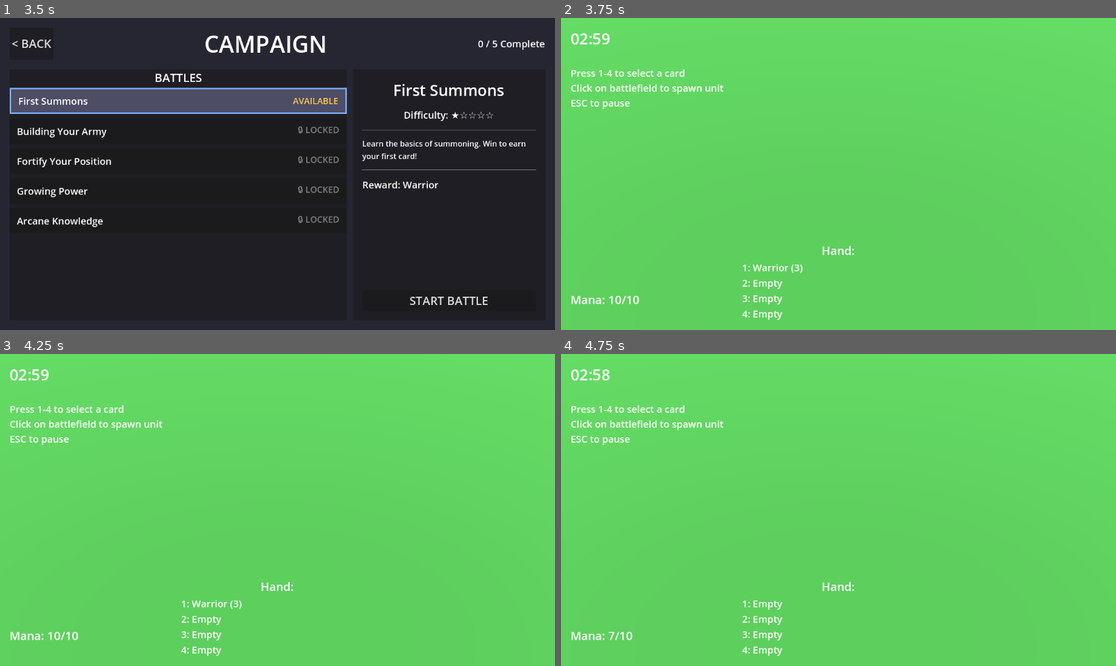
Above: before the commit, frames 1-4 (two rows, left to right).
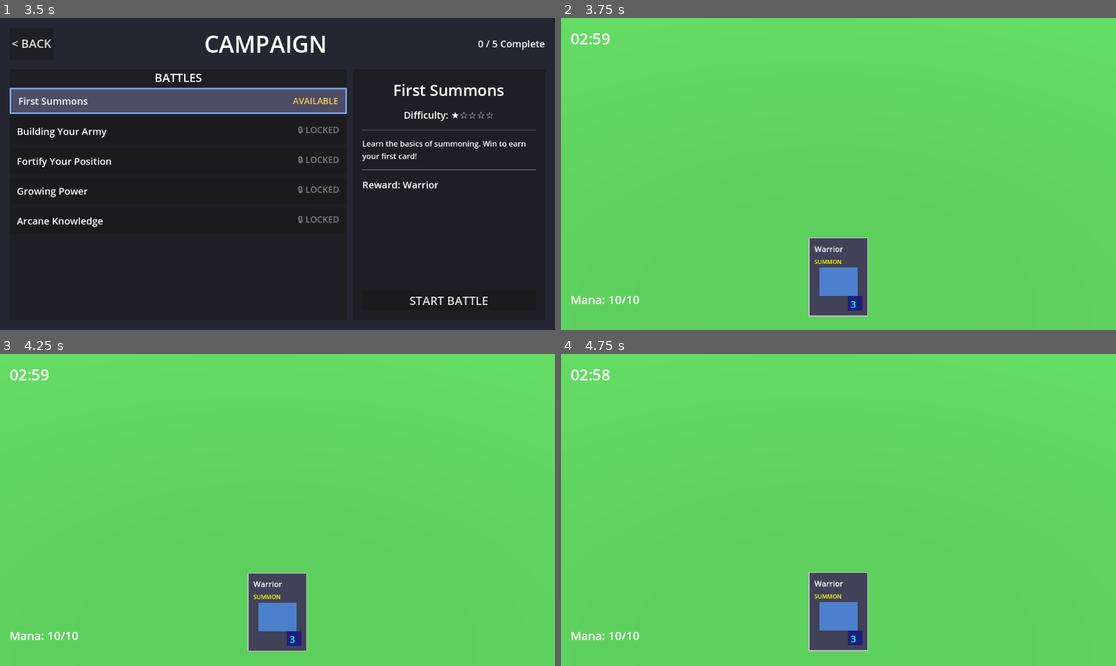
Above: after the commit, the same moments.

Repository: amari-charles/project-summoner
Game: Godot game, scene res://scenes/ui/main_menu.tscn
Same seed, same stepped clock (60 frames per second), same inputs: the game is played once before the commit and once after it.
Inputs (mouse positions are in pixels of both pictures, inside the frame that each line leads up to):
- Up to frame 1 (3.5 s): click "PLAY" at 0.5 s; click "SELECT" at 1.25 s; click "CHOOSE WARRIOR" at 2 s; click (177, 99) at 2.75 s
- Up to frame 2 (3.75 s): click "START BATTLE" at 3.5 s
- Up to frame 3 (4.25 s): no input
- Up to frame 4 (4.75 s): tap Enter at 4.25 s; move the mouse to (960, 494) at 4.27 s; tap 1 at 4.35 s; click (960, 494) at 4.42 s

Frame 1 is identical in both runs. In frame 2, 3.7% of the frame differs, in the area x 1-56%, y 16-97%; in frame 3, 3.7%; in frame 4, 3.8%.

Commit message:
Integrate existing HandUI and BattlefieldDropZone with 3D
Replaced simple label-based hand display with full HandUI:
- Beautiful animated card displays with hover effects
- Drag and drop card playing
- Mana cost validation
- Works with both 2D and 3D battlefields

Updated HandUI to support Summoner3D:
- Detects both Summoner and Summoner3D
- Compatible with both team systems

Updated BattlefieldDropZone for 3D:
- Detects Camera2D vs Camera3D automatically
- 3D raycast to Y=1 plane for card placement
- Calls play_card_3d() for 3D battlefields
- Backward compatible with 2D

Now you can drag cards from hand and drop them on the battlefield!

🤖 Generated with [Claude Code](https://claude.com/claude-code)

Co-Authored-By: Claude <noreply@anthropic.com>

Diff:
--- a/scenes/battlefield/test_game_3d.tscn
+++ b/scenes/battlefield/test_game_3d.tscn
@@ -6,6 +6,8 @@
 [ext_resource type="Script" path="res://scripts/cards/card.gd" id="4_card"]
 [ext_resource type="Resource" path="res://resources/cards/soldier_card_3d.tres" id="5_soldier"]
 [ext_resource type="Script" path="res://scripts/core/player_input_3d.gd" id="6_input"]
+[ext_resource type="Script" path="res://scripts/ui/hand_ui.gd" id="7_hand_ui"]
+[ext_resource type="Script" path="res://scripts/ui/battlefield_drop_zone.gd" id="8_drop_zone"]
 
 [sub_resource type="Environment" id="Environment_1"]
 background_mode = 1
@@ -33,9 +35,6 @@
 team = 0
 load_deck_from_profile = true
 
-[node name="PlayerInput3D" type="Node" parent="PlayerSummoner"]
-script = ExtResource("6_input")
-
 [node name="PlayerBaseCollider" type="StaticBody3D" parent="." groups=["player_base"]]
 transform = Transform3D(1, 0, 0, 0, 1, 0, 0, 0, 1, -10, 1, 0)
 
@@ -56,6 +55,14 @@
 shape = SubResource("BoxShape3D_1")
 
 [node name="UI" type="CanvasLayer" parent="."]
+
+[node name="BattlefieldDropZone" type="Control" parent="UI"]
+anchors_preset = 15
+anchor_right = 1.0
+anchor_bottom = 1.0
+grow_horizontal = 2
+grow_vertical = 2
+script = ExtResource("8_drop_zone")
 
 [node name="TimerLabel" type="Label" parent="UI"]
 offset_left = 20.0
@@ -96,49 +103,19 @@
 horizontal_alignment = 1
 vertical_alignment = 1
 
-[node name="InstructionLabel" type="Label" parent="UI"]
-offset_left = 20.0
-offset_top = 100.0
-offset_right = 600.0
-offset_bottom = 200.0
-theme_override_font_sizes/font_size = 20
-text = "Press 1-4 to select a card
-Click on battlefield to spawn unit
-ESC to pause"
-
-[node name="HandDisplay" type="VBoxContainer" parent="UI"]
+[node name="HandUI" type="Control" parent="UI"]
 anchors_preset = 7
 anchor_left = 0.5
 anchor_top = 1.0
 anchor_right = 0.5
 anchor_bottom = 1.0
-offset_left = -200.0
-offset_top = -150.0
-offset_right = 200.0
+offset_left = -400.0
+offset_top = -200.0
+offset_right = 400.0
 offset_bottom = -20.0
 grow_horizontal = 2
 grow_vertical = 0
-
-[node name="HandLabel" type="Label" parent="UI/HandDisplay"]
-theme_override_font_sizes/font_size = 24
-text = "Hand:"
-horizontal_alignment = 1
-
-[node name="Card0" type="Label" parent="UI/HandDisplay"]
-theme_override_font_sizes/font_size = 20
-text = "1: Empty"
-
-[node name="Card1" type="Label" parent="UI/HandDisplay"]
-theme_override_font_sizes/font_size = 20
-text = "2: Empty"
-
-[node name="Card2" type="Label" parent="UI/HandDisplay"]
-theme_override_font_sizes/font_size = 20
-text = "3: Empty"
-
-[node name="Card3" type="Label" parent="UI/HandDisplay"]
-theme_override_font_sizes/font_size = 20
-text = "4: Empty"
+script = ExtResource("7_hand_ui")
 
 [connection signal="game_ended" from="." to="." method="_on_game_ended"]
 [connection signal="time_updated" from="." to="." method="_on_time_updated"]
--- a/scripts/ui/battlefield_drop_zone.gd
+++ b/scripts/ui/battlefield_drop_zone.gd
@@ -3,23 +3,29 @@
 
 ## Drop zone overlay for the battlefield that handles card drops
 
-var summoner: Summoner
-var camera: Camera2D
+var summoner  # Can be Summoner or Summoner3D
+var camera_2d: Camera2D
+var camera_3d: Camera3D
+var is_3d: bool = false
 
 func _ready() -> void:
-	# Find player summoner
+	# Find player summoner (2D or 3D)
 	var summoners = get_tree().get_nodes_in_group("summoners")
 	for node in summoners:
-		if node is Summoner and node.team == Unit.Team.PLAYER:
+		if (node is Summoner and node.team == Unit.Team.PLAYER) or \
+		   (node.get_script() and node.get_script().get_global_name() == "Summoner3D" and node.team == 0):
 			summoner = node
 			break
 
 	if not summoner:
 		push_error("BattlefieldDropZone: Could not find player Summoner!")
 
-	# Find camera
-	camera = get_viewport().get_camera_2d()
-	if not camera:
+	# Find camera (2D or 3D)
+	camera_2d = get_viewport().get_camera_2d()
+	camera_3d = get_viewport().get_camera_3d()
+	is_3d = camera_3d != null and camera_2d == null
+
+	if not camera_2d and not camera_3d:
 		push_error("BattlefieldDropZone: Could not find camera!")
 
 	# STOP filter is needed to receive drop events, but we're behind HandUI
@@ -66,28 +72,47 @@
 	if not _can_drop_data(at_position, data):
 		return
 
-	# Convert screen position to world position
-	var world_pos = _screen_to_world(at_position)
+	var card_index: int = data.card_index
+	var success: bool = false
 
-	# Play the card
-	var card_index: int = data.card_index
-	var success = summoner.play_card(card_index, world_pos)
+	if is_3d:
+		# Convert screen to 3D world position
+		var world_pos_3d = _screen_to_world_3d(at_position)
+		success = summoner.play_card_3d(card_index, world_pos_3d)
+		if success:
+			print("BattlefieldDropZone: Played card at ", world_pos_3d)
+	else:
+		# Convert screen to 2D world position
+		var world_pos_2d = _screen_to_world_2d(at_position)
+		success = summoner.play_card(card_index, world_pos_2d)
+		if success:
+			print("BattlefieldDropZone: Played card at ", world_pos_2d)
 
-	if success:
-		print("BattlefieldDropZone: Played card at ", world_pos)
-	else:
+	if not success:
 		print("BattlefieldDropZone: Failed to play card")
 
-## Convert screen coordinates to world coordinates
-func _screen_to_world(screen_pos: Vector2) -> Vector2:
-	if not camera:
+## Convert screen coordinates to 2D world coordinates
+func _screen_to_world_2d(screen_pos: Vector2) -> Vector2:
+	if not camera_2d:
 		return screen_pos
 
-	# Get viewport center
 	var viewport_center = get_viewport().get_visible_rect().size / 2
+	var offset_from_center = (screen_pos - viewport_center) / camera_2d.zoom
+	return camera_2d.global_position + offset_from_center
 
-	# Calculate offset from center accounting for zoom
-	var offset_from_center = (screen_pos - viewport_center) / camera.zoom
+## Convert screen coordinates to 3D world coordinates
+func _screen_to_world_3d(screen_pos: Vector2) -> Vector3:
+	if not camera_3d:
+		return Vector3.ZERO
 
-	# Add to camera position
-	return camera.global_position + offset_from_center
+	# Create a ray from camera through mouse position
+	var from = camera_3d.project_ray_origin(screen_pos)
+	var to = from + camera_3d.project_ray_normal(screen_pos) * 1000
+
+	# Intersect with Y=1 plane (where units spawn)
+	var t = (1.0 - from.y) / (to.y - from.y)
+	if t < 0 or t > 1:
+		return Vector3.ZERO
+
+	var hit_pos = from + (to - from) * t
+	return hit_pos
--- a/scripts/ui/hand_ui.gd
+++ b/scripts/ui/hand_ui.gd
@@ -231,7 +231,7 @@
 			# Return to subtle glow or gray
 			glow_tween.tween_property(border, "color", Color(0.8, 0.7, 0.2, 0.6), 0.15)
 
-var summoner: Summoner
+var summoner  # Can be Summoner or Summoner3D
 var card_displays: Array[Control] = []
 var selected_card_index: int = -1  # -1 means no selection
 
@@ -243,10 +243,12 @@
 	# Block clicks to battlefield
 	mouse_filter = Control.MOUSE_FILTER_STOP
 
-	# Find player summoner
+	# Find player summoner (2D or 3D)
 	var summoners = get_tree().get_nodes_in_group("summoners")
 	for node in summoners:
-		if node is Summoner and node.team == Unit.Team.PLAYER:
+		# Check for both Summoner and Summoner3D
+		if (node is Summoner and node.team == Unit.Team.PLAYER) or \
+		   (node.get_script() and node.get_script().get_global_name() == "Summoner3D" and node.team == 0):
 			summoner = node
 			break
 
